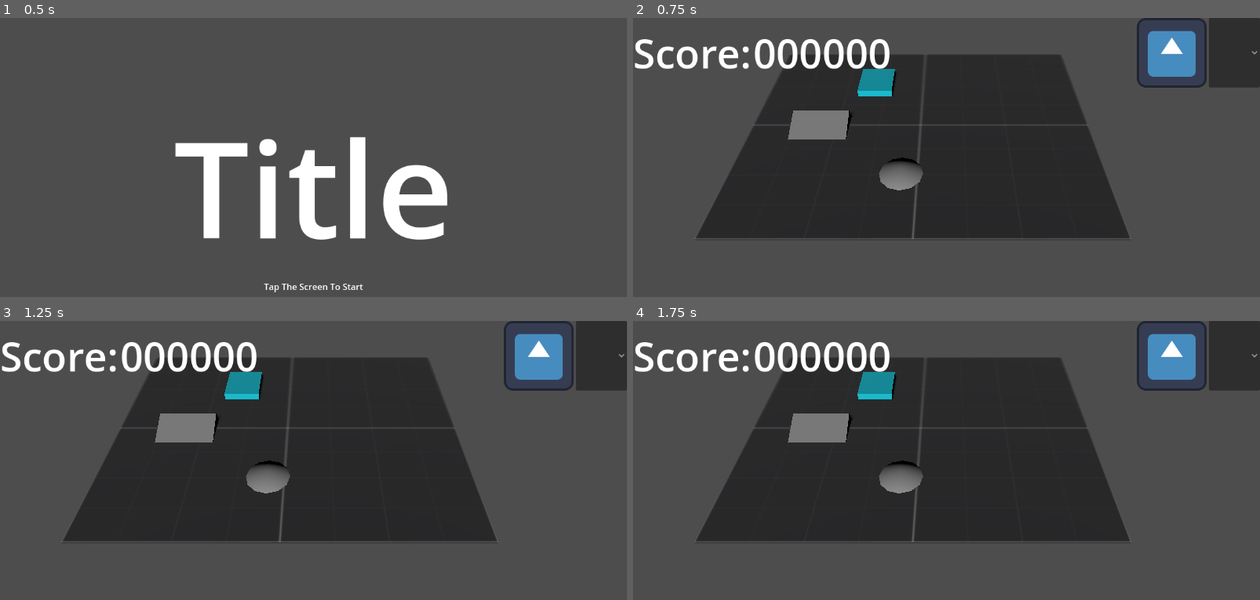
Above: before the commit, frames 1-4 (two rows, left to right).
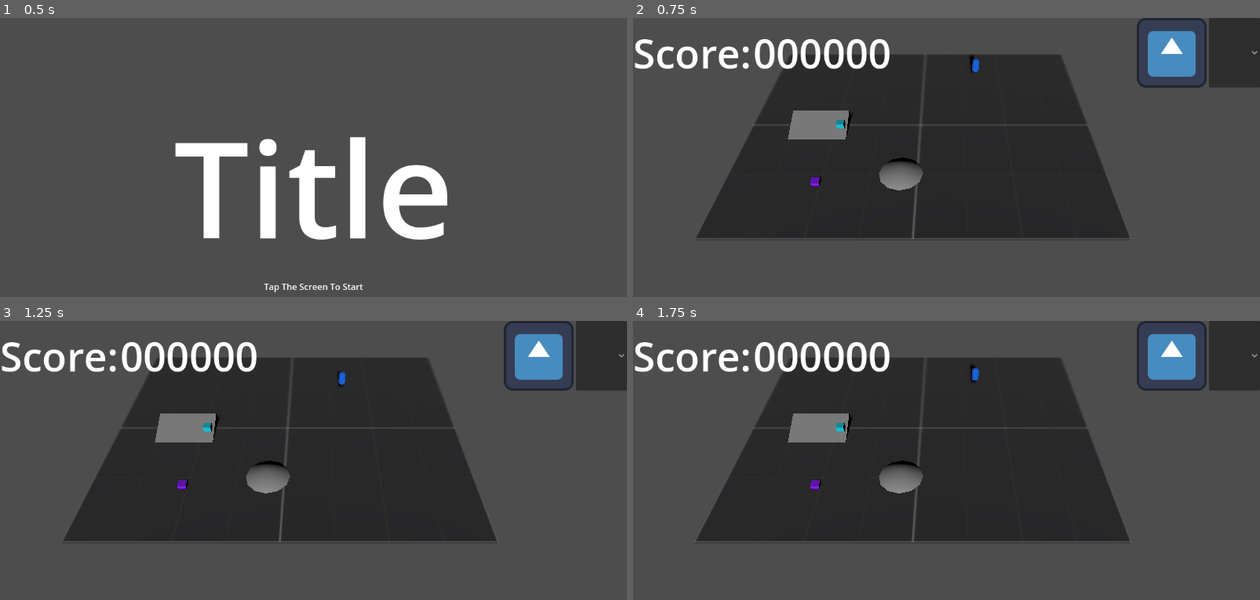
Above: after the commit, the same moments.

Repository: cgo722/DumbAI
Game: Godot game, scene res://main_world.tscn
Two runs of this game, one before a commit and one after it. Both use one fixed random seed, a clock stepped at 60 frames per second and the inputs below. The engine's default icon, where the game draws it, is replaced by a stand-in: a white triangle on a blue panel in a dark square.
Inputs (mouse positions are in pixels of both pictures, inside the frame that each line leads up to):
- Up to frame 1 (0.5 s): no input
- Up to frame 2 (0.75 s): tap Enter at 0.5 s; move the mouse to (1084, 177) at 0.52 s; click (1084, 177) at 0.67 s
- Up to frame 3 (1.25 s): no input
- Up to frame 4 (1.75 s): click (1172, 354) at 1.25 s

Frame 1 is identical in both runs. In frame 2, 0.7% of the frame differs, in the area x 28-56%, y 13-61%; in frame 3, 0.7%; in frame 4, 0.7%.

Commit message:
got ai spawning correctly with level config

Diff:
--- a/AI/ai_base.gd
+++ b/AI/ai_base.gd
@@ -57,6 +57,8 @@
 var is_being_held := false
 var held_height := 5.0 # Height to lift the AI when picked up
 var original_y := 0.0
+
+var just_spawned := true
 
 func get_random_navmesh_point(center: Vector3, radius: float) -> Vector3:
 	var nav_map = nav_agent.get_navigation_map()
@@ -306,6 +308,7 @@
 					mesh_instance.set_surface_override_material(i, new_mat)
 	NavigationServer3D.map_changed.connect(_on_nav_map_changed)
 	# Optionally, you can also call _check_nav_ready() after a short delay
+	get_tree().create_timer(0.1).timeout.connect(_on_spawn_delay_timeout)
 
 func _on_nav_map_changed(nav_map_id):
 	# Only set nav_ready if this is our agent's map
@@ -387,3 +390,6 @@
 		var pos = global_transform.origin
 		pos.y = original_y
 		global_transform.origin = pos
+
+func _on_spawn_delay_timeout():
+	just_spawned = false
--- a/Levels/Playground.tscn
+++ b/Levels/Playground.tscn
@@ -1,7 +1,8 @@
-[gd_scene load_steps=11 format=3 uid="uid://c5eqq7rkoymst"]
+[gd_scene load_steps=12 format=3 uid="uid://c5eqq7rkoymst"]
 
 [ext_resource type="PackedScene" uid="uid://ddvcubqa18bly" path="res://AI/AIBase.tscn" id="1_giaex"]
 [ext_resource type="Script" uid="uid://m1ks7ri76oex" path="res://Levels/playground.gd" id="1_x0ngj"]
+[ext_resource type="Resource" uid="uid://dl43nxtkgc4lt" path="res://Levels/Resources/Playground.tres" id="2_yxqhd"]
 [ext_resource type="PackedScene" uid="uid://c3pvspr5eung" path="res://Controlls/mobile input.tscn" id="3_37bg0"]
 [ext_resource type="Material" uid="uid://dgjiw8udooecr" path="res://addons/prototype_mini_bundle/M_prototype_dark.tres" id="3_cxhbv"]
 [ext_resource type="PackedScene" uid="uid://ecv6kkicc3lp" path="res://Zones/Danger/Danger_Zone_Base.tscn" id="5_bpo5k"]
@@ -21,8 +22,10 @@
 
 [node name="Playground" type="Node3D"]
 script = ExtResource("1_x0ngj")
+level_config = ExtResource("2_yxqhd")
 ai_scene = ExtResource("1_giaex")
 danger_zone_scene = ExtResource("5_bpo5k")
+work_zone_scene = ExtResource("6_86lql")
 
 [node name="Camera3D" type="Camera3D" parent="."]
 transform = Transform3D(1, 0, 0, 0, 0.62659, 0.779349, 0, -0.779349, 0.62659, 5.52276, 32.4472, 38.7924)
@@ -69,7 +72,4 @@
 wait_time = 5.0
 autostart = true
 
-[node name="WorkZones" parent="." instance=ExtResource("6_86lql")]
-transform = Transform3D(4.99054, 0, 0, 0, 1, 0, 0, 0, 5.69149, -5.00558, 0.705725, -8.51318)
-
 [connection signal="timeout" from="Timer" to="." method="_on_timer_timeout"]
--- a/Levels/Resources/Playground.tres
+++ b/Levels/Resources/Playground.tres
@@ -5,7 +5,12 @@
 [resource]
 script = ExtResource("1_0wojd")
 level_hash = 0
-ai_spawns = Array[Dictionary]([])
-danger_zones = Array[Vector3]([])
-work_zones = Array[Vector3]([])
+ai_spawns = Array[Dictionary]([{
+"brain_index": 0,
+"position": Vector3(9.73, 3, -7.825)
+}])
+danger_zone_count = 1
+work_zone_count = 1
+danger_zone_scales = Array[Vector3]([])
+work_zone_scales = Array[Vector3]([])
 metadata/_custom_type_script = "uid://dypsirafxaxm6"
--- a/Levels/Resources/level_config.gd
+++ b/Levels/Resources/level_config.gd
@@ -3,5 +3,7 @@
 
 @export var level_hash: int = 0
 @export var ai_spawns: Array[Dictionary] = [] # Each dict: {position: Vector3, brain_index: int}
-@export var danger_zones: Array[Vector3] = []
-@export var work_zones: Array[Vector3] = []
+@export var danger_zone_count: int = 1
+@export var work_zone_count: int = 1
+@export var danger_zone_scales: Array[Vector3] = [] # Each Vector3 is a scale for a danger zone
+@export var work_zone_scales: Array[Vector3] = [] # Each Vector3 is a scale for a work zone
--- a/Levels/playground.gd
+++ b/Levels/playground.gd
@@ -19,37 +19,65 @@
 	if nav_region.get_navigation_map() == nav_map_id:
 		spawn_level_content()
 
+func is_point_safe(point: Vector3, danger_positions: Array, min_distance: float) -> bool:
+	for danger_pos in danger_positions:
+		if point.distance_to(danger_pos) < min_distance:
+			return false
+	return true
+
 func spawn_level_content():
+	# Seed the random number generator for deterministic placement
+	randomize()
+	seed(level_config.level_hash)
 	var nav_map = nav_region.get_navigation_map()
 	var nav_origin = nav_region.global_transform.origin
 
-	# Spawn AIs
+	# Spawn Danger Zones and record their positions
+	var danger_zone_positions = []
+	for i in range(level_config.danger_zone_count):
+		var spawn_point = get_random_navmesh_point(nav_map, nav_origin, 15.0)
+		var danger_instance = danger_zone_scene.instantiate()
+		add_child(danger_instance)
+		danger_instance.global_transform = Transform3D(danger_instance.global_transform.basis, spawn_point)
+		# Set scale if provided
+		if i < level_config.danger_zone_scales.size():
+			danger_instance.scale = level_config.danger_zone_scales[i]
+		danger_zone_positions.append(spawn_point)
+
+	# Spawn Work Zones
+	for i in range(level_config.work_zone_count):
+		var spawn_point = get_random_navmesh_point(nav_map, nav_origin, 15.0)
+		var work_instance = work_zone_scene.instantiate()
+		add_child(work_instance)
+		work_instance.global_transform = Transform3D(work_instance.global_transform.basis, spawn_point)
+		# Set scale if provided
+		if i < level_config.work_zone_scales.size():
+			work_instance.scale = level_config.work_zone_scales[i]
+
+	# Spawn AIs, avoiding danger zones
 	for ai_data in level_config.ai_spawns:
-		var spawn_point = ai_data["position"]
-		var brain_index = ai_data["brain_index"]
-		var ai_instance = ai_scene.instantiate()
-		add_child(ai_instance)
-		ai_instance.global_transform = Transform3D(ai_instance.global_transform.basis, spawn_point)
-		ai_instance.nav_ready = true
-		if ai_instance.has("ai_brain") and ai_instance.has("chosen_brain"):
+		if ai_data.has("position") and ai_data.has("brain_index"):
+			var spawn_point = ai_data["position"]
+			var brain_index = ai_data["brain_index"]
+			print("Spawning AI at:", spawn_point, " with brain index:", brain_index)
+			var ai_instance = ai_scene.instantiate()
+			add_child(ai_instance)
+			ai_instance.global_transform = Transform3D(ai_instance.global_transform.basis, spawn_point)
+			ai_instance.nav_ready = true
 			ai_instance.chosen_brain = ai_instance.ai_brain[brain_index]
 			ai_instance.ai_state = ai_instance.ai_state_from_string(ai_instance.chosen_brain.ai_state_name)
-		if ai_instance.has_method("set_destination"):
-			var destination = get_random_navmesh_point(nav_map, nav_origin, 10.0)
-			ai_instance.set_destination(destination)
-
-	# Spawn Danger Zones
-	for danger_pos in level_config.danger_zones:
-		var danger_instance = danger_zone_scene.instantiate()
-		add_child(danger_instance)
-		danger_instance.global_transform = Transform3D(danger_instance.global_transform.basis, danger_pos)
-		# Optionally randomize scale or other properties here
-
-	# Spawn Work Zones
-	for work_pos in level_config.work_zones:
-		var work_instance = work_zone_scene.instantiate()
-		add_child(work_instance)
-		work_instance.global_transform = Transform3D(work_instance.global_transform.basis, work_pos)
+			ai_instance.set_deferred("just_spawned", true)
+			var timer = Timer.new()
+			timer.wait_time = 0.5
+			timer.one_shot = true
+			timer.connect("timeout", Callable(ai_instance, "_on_spawn_delay_timeout"))
+			ai_instance.add_child(timer)
+			timer.start()
+			if ai_instance.has_method("set_destination"):
+				pass # Only set destination if you want the AI to move after spawn
+				# (left intentionally blank to avoid overriding spawn position)
+		else:
+			push_error("ai_data missing 'position' or 'brain_index': %s" % [ai_data])
 
 func get_random_navmesh_point(nav_map, center: Vector3, radius: float) -> Vector3:
 	var tries := 0
--- a/Zones/Danger/danger_zone_base.gd
+++ b/Zones/Danger/danger_zone_base.gd
@@ -9,6 +9,8 @@
 		queue_free()
 
 func _on_body_entered(_body:Node3D) -> void:
+	if "just_spawned" in _body and _body.just_spawned:
+		return
 	_body.queue_free()  # Free the body when it enters the area
 	pass # Replace with function body.
 
--- a/Zones/Work/work_zones.gd
+++ b/Zones/Work/work_zones.gd
@@ -25,6 +25,8 @@
 var stopped_ai = null
 
 func _on_body_entered(body):
+	if "just_spawned" in body and body.just_spawned:
+		return
 	if ai_stopped:
 		return # Only allow one AI to be stopped at a time
 	print("yo")
